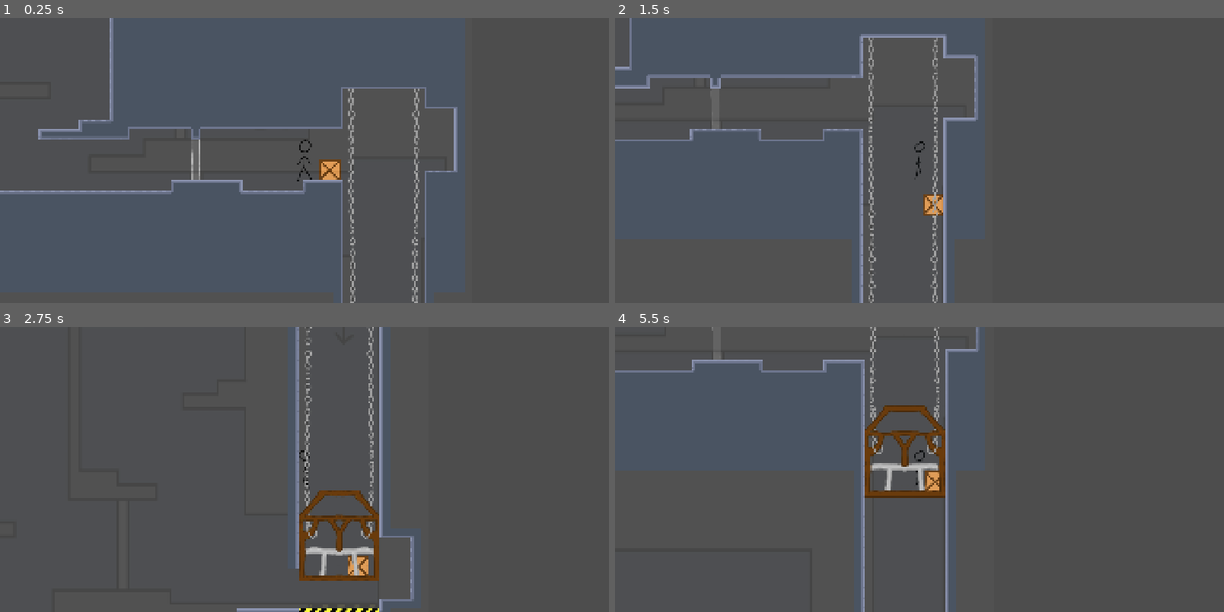
Above: before the commit, frames 1-4 (two rows, left to right).
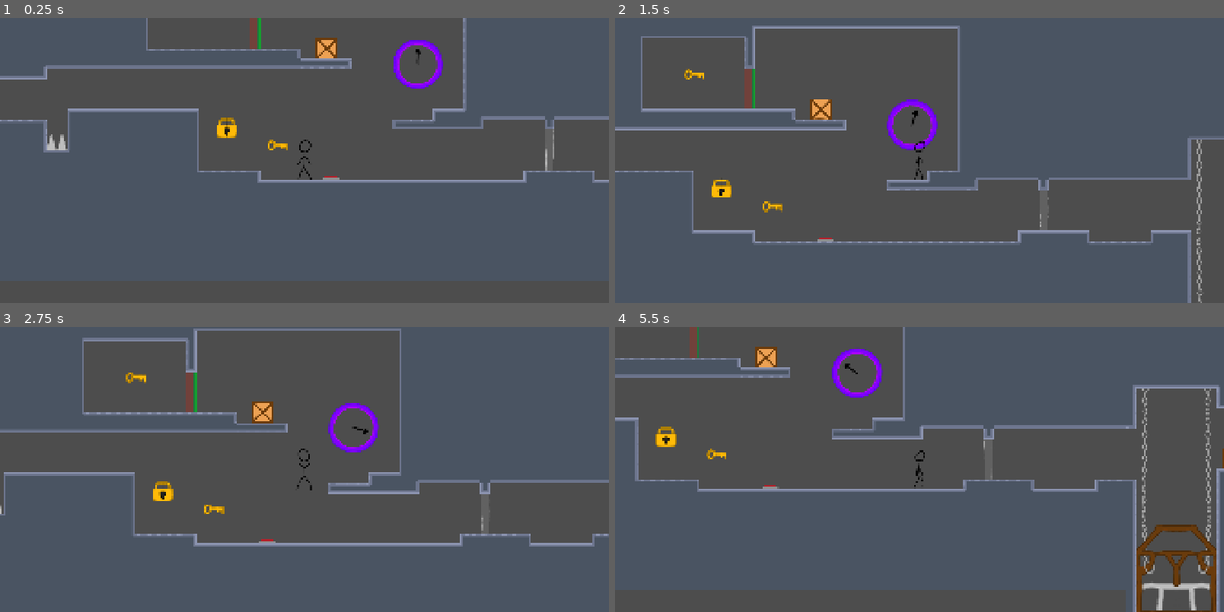
Above: after the commit, the same moments.

Repository: Crimbane/puzzle-platformer
Game: Godot game, scene res://Scenes/main.tscn
Two runs of this game, one before a commit and one after it. Both use one fixed random seed, a clock stepped at 60 frames per second and the inputs below.
Inputs:
- Up to frame 1 (0.25 s): no input
- Up to frame 2 (1.5 s): hold D (Move Right) from 0.53 s (still down); tap C (Crouch) at 0.6, 1.35 s; tap Space (Jump) at 0.77 s
- Up to frame 3 (2.75 s): tap Space (Jump) at 1.52 s; release D (Move Right) at 2.03 s; hold A (Move Left) from 2.03 s (still down); tap C (Crouch) at 2.1 s
- Up to frame 4 (5.5 s): release A (Move Left) at 2.78 s; hold D (Move Right) 2.78-4.28 s; tap C (Crouch) every 0.75 s from 2.85 to 5.1 s; tap Space (Jump) at 3.02, 3.77, 4.52 s; hold A (Move Left) 4.28-5.03 s; hold D (Move Right) from 5.03 s (still down)

The runs differ from the first frame. In frame 1, 7.8% of the frame differs, in the area x 0-100%, y 0-100%; in frame 2, 9.3%; in frame 3, 11%; in frame 4, 11%.

Commit message:
Crouch, lock, portal, boxes in folder
Crouch sprites and animation
Added portal
Second lock sprite

Diff:
--- a/Scenes/box.tscn
+++ b/Scenes/box.tscn
@@ -11,7 +11,6 @@
 gravity_scale = 2.0
 can_sleep = false
 lock_rotation = true
-metadata/_edit_group_ = true
 
 [node name="Sprite2D" type="Sprite2D" parent="." unique_id=1097404858]
 scale = Vector2(0.5, 0.5)
--- a/Scenes/lock.tscn
+++ b/Scenes/lock.tscn
@@ -2,6 +2,7 @@
 
 [ext_resource type="Script" uid="uid://keue7chb2a3e" path="res://Scripts/lock.gd" id="1_nv4u3"]
 [ext_resource type="Texture2D" uid="uid://cw34n3lwsp03h" path="res://Assets/Art/Lock.png" id="2_dhfgy"]
+[ext_resource type="Texture2D" uid="uid://cgyvrdgicvkfv" path="res://Assets/Art/Lock open.png" id="3_dhfgy"]
 
 [sub_resource type="RectangleShape2D" id="RectangleShape2D_fyjvv"]
 size = Vector2(60, 54)
@@ -15,9 +16,18 @@
 "loop": 1,
 "name": &"default",
 "speed": 5.0
+}, {
+"frames": [{
+"duration": 1.0,
+"texture": ExtResource("3_dhfgy")
+}],
+"loop": 1,
+"name": &"open",
+"speed": 5.0
 }]
 
 [node name="Lock" type="Area2D" unique_id=1539881253]
+z_index = -1
 script = ExtResource("1_nv4u3")
 
 [node name="CollisionShape2D" type="CollisionShape2D" parent="." unique_id=597176707]
@@ -26,3 +36,5 @@
 
 [node name="AnimatedSprite2D" type="AnimatedSprite2D" parent="." unique_id=159876507]
 sprite_frames = SubResource("SpriteFrames_t1yug")
+animation = &"open"
+autoplay = "default"
--- a/Scenes/main.tscn
+++ b/Scenes/main.tscn
@@ -12,25 +12,28 @@
 [ext_resource type="PackedScene" uid="uid://du40u4yaavxrc" path="res://Scenes/key.tscn" id="11_d1ilt"]
 [ext_resource type="Script" uid="uid://ctwrgfi0jjep8" path="res://Scripts/elevator.gd" id="11_fdnlq"]
 [ext_resource type="PackedScene" uid="uid://d2bmvbksqq2fv" path="res://Scenes/lock.tscn" id="12_6iyac"]
+[ext_resource type="PackedScene" uid="uid://dxq2pjg1ba575" path="res://Scenes/portal.tscn" id="13_fdnlq"]
 
 [node name="Main" type="Node" unique_id=1928245085]
+
+[node name="Boxes" type="Node" parent="." unique_id=1047163881]
+
+[node name="Box" parent="Boxes" unique_id=210537248 groups=["Boxes"] instance=ExtResource("4_21xkr")]
+position = Vector2(699, 530)
+
+[node name="Box2" parent="Boxes" unique_id=1469151301 groups=["Boxes"] instance=ExtResource("4_21xkr")]
+position = Vector2(1763, 308)
+
+[node name="Box3" parent="Boxes" unique_id=388009680 groups=["Boxes"] instance=ExtResource("4_21xkr")]
+position = Vector2(3059, 283)
+
+[node name="Box4" parent="Boxes" unique_id=674778293 groups=["Boxes"] instance=ExtResource("4_21xkr")]
+position = Vector2(4531, 605)
 
 [node name="Label" parent="." unique_id=33634530 instance=ExtResource("1_bo1nx")]
 
 [node name="Player" parent="." unique_id=1687183133 instance=ExtResource("2_8gbba")]
-position = Vector2(4102, 602)
-
-[node name="Box" parent="." unique_id=210537248 groups=["Boxes"] instance=ExtResource("4_21xkr")]
-position = Vector2(341, 506)
-
-[node name="Box2" parent="Box" unique_id=1469151301 groups=["Boxes"] instance=ExtResource("4_21xkr")]
-position = Vector2(1087, -226)
-
-[node name="Box3" parent="Box" unique_id=388009680 groups=["Boxes"] instance=ExtResource("4_21xkr")]
-position = Vector2(2367, -200)
-
-[node name="Box4" parent="Box" unique_id=674778293 groups=["Boxes"] instance=ExtResource("4_21xkr")]
-position = Vector2(3841, 126)
+position = Vector2(2988, 631)
 
 [node name="Button" parent="." unique_id=1552117994 node_paths=PackedStringArray("door") instance=ExtResource("5_21xkr")]
 position = Vector2(3071, 698)
@@ -51,6 +54,7 @@
 position = Vector2(3760, 608)
 
 [node name="Level design ref" type="Sprite2D" parent="." unique_id=1381956689]
+visible = false
 modulate = Color(0.92156863, 0.92156863, 0.92156863, 0.09803922)
 position = Vector2(2439, 1585.5469)
 scale = Vector2(1.9936364, 2.6279628)
@@ -72,6 +76,9 @@
 [node name="TileMapLayer" parent="." unique_id=1070660664 instance=ExtResource("7_6bp64")]
 tile_map_data = PackedByteArray("AAAAABEAAgAAAAAAAAABABEAAgABAAAAAAACABEAAgABAAAAAAADABEAAgABAAAAAAAEABEAAgABAAAAAAAFAB …(72688 unchanged characters)…
 
+[node name="Portal" parent="." unique_id=1746922808 instance=ExtResource("13_fdnlq")]
+position = Vector2(3345, 337)
+
 [connection signal="button_pressed" from="Button" to="Door" method="_on_button_pressed"]
 [connection signal="button_unpressed" from="Button" to="Door" method="_on_button_unpressed"]
 [connection signal="body_entered" from="Spikes" to="Player" method="_on_spikes_body_entered"]
--- a/Scenes/player.tscn
+++ b/Scenes/player.tscn
@@ -1,15 +1,23 @@
 [gd_scene format=3 uid="uid://bdw1uarwohnlv"]
 
 [ext_resource type="Script" uid="uid://dhdf6qakv7chr" path="res://Scripts/player.gd" id="1_fkybt"]
+[ext_resource type="Texture2D" uid="uid://dhrcl2lybo4v4" path="res://Assets/Art/Player/Player crouch idle 0.png" id="2_qqcod"]
+[ext_resource type="Texture2D" uid="uid://cy2b5g0dq587i" path="res://Assets/Art/Player/Player crouch idle 1.png" id="3_igrcy"]
+[ext_resource type="Texture2D" uid="uid://jenjt0uedqoj" path="res://Assets/Art/Player/Player crouch idle 2.png" id="4_fs7ks"]
 [ext_resource type="Texture2D" uid="uid://c60jbp71pcrmk" path="res://Assets/Art/Player/Player idle 0.png" id="4_x3wgy"]
 [ext_resource type="Texture2D" uid="uid://dvd2tpm5too1b" path="res://Assets/Art/Player/Player idle 1.png" id="5_3smsa"]
+[ext_resource type="Texture2D" uid="uid://bfaw7656aybh0" path="res://Assets/Art/Player/Player crouch walk 0.png" id="5_l6n3p"]
 [ext_resource type="Texture2D" uid="uid://d2l01fxrg0c3y" path="res://Assets/Art/Player/Player idle 2.png" id="6_8erm5"]
+[ext_resource type="Texture2D" uid="uid://o2k3wudmi31c" path="res://Assets/Art/Player/Player crouch walk 1.png" id="6_olqyp"]
 [ext_resource type="Texture2D" uid="uid://b1gvp40ofpihx" path="res://Assets/Art/Player/Player walk 0.png" id="7_gymyn"]
+[ext_resource type="Texture2D" uid="uid://bfwfcviw5voqj" path="res://Assets/Art/Player/Player crouch walk 2.png" id="7_wpjfl"]
+[ext_resource type="Texture2D" uid="uid://cv066twlc7hty" path="res://Assets/Art/Player/Player crouch walk 3.png" id="8_bi64h"]
 [ext_resource type="Texture2D" uid="uid://bm2bj36p3dycc" path="res://Assets/Art/Player/Player walk 2.png" id="8_pu2lt"]
 [ext_resource type="Texture2D" uid="uid://fdgbqc6p02yx" path="res://Assets/Art/Player/Player walk 3.png" id="9_ukyrk"]
 [ext_resource type="Texture2D" uid="uid://bfd22efxk7frg" path="res://Assets/Art/Player/Player walk 4.png" id="10_7dp3o"]
 [ext_resource type="Texture2D" uid="uid://ec8mqaqp1wq" path="res://Assets/Art/Key.png" id="10_tx1dd"]
 [ext_resource type="Texture2D" uid="uid://cu2x5n2btxf33" path="res://Assets/Art/Player/Player walk 5.png" id="11_h4iuc"]
+[ext_resource type="Texture2D" uid="uid://2r8dmlmf170n" path="res://Assets/Art/Player/Player jump.png" id="12_igrcy"]
 
 [sub_resource type="RectangleShape2D" id="RectangleShape2D_8erm5"]
 size = Vector2(36, 125)
@@ -19,6 +27,37 @@
 
 [sub_resource type="SpriteFrames" id="SpriteFrames_f1ek2"]
 animations = [{
+"frames": [{
+"duration": 1.0,
+"texture": ExtResource("2_qqcod")
+}, {
+"duration": 1.0,
+"texture": ExtResource("3_igrcy")
+}, {
+"duration": 1.0,
+"texture": ExtResource("4_fs7ks")
+}],
+"loop": 1,
+"name": &"crouch idle",
+"speed": 3.0
+}, {
+"frames": [{
+"duration": 1.0,
+"texture": ExtResource("5_l6n3p")
+}, {
+"duration": 1.0,
+"texture": ExtResource("6_olqyp")
+}, {
+"duration": 1.0,
+"texture": ExtResource("7_wpjfl")
+}, {
+"duration": 1.0,
+"texture": ExtResource("8_bi64h")
+}],
+"loop": 1,
+"name": &"crouch walk",
+"speed": 4.0
+}, {
 "frames": [{
 "duration": 1.0,
 "texture": ExtResource("4_x3wgy")
@@ -32,6 +71,14 @@
 "loop": 1,
 "name": &"idle",
 "speed": 3.0
+}, {
+"frames": [{
+"duration": 1.0,
+"texture": ExtResource("12_igrcy")
+}],
+"loop": 1,
+"name": &"jump",
+"speed": 5.0
 }, {
 "frames": [{
 "duration": 1.0,
@@ -71,7 +118,7 @@
 [node name="AnimatedSprite2D" type="AnimatedSprite2D" parent="." unique_id=1837813518]
 position = Vector2(0, -1.5)
 sprite_frames = SubResource("SpriteFrames_f1ek2")
-animation = &"idle"
+animation = &"jump"
 autoplay = "idle"
 
 [node name="Sprite2D" type="Sprite2D" parent="." unique_id=1504640179]
--- /dev/null
+++ b/Scenes/portal.tscn
@@ -0,0 +1,43 @@
+[gd_scene format=3 uid="uid://dxq2pjg1ba575"]
+
+[ext_resource type="Script" uid="uid://ds34nymmq1s41" path="res://Scripts/portal.gd" id="1_cqy4h"]
+[ext_resource type="Texture2D" uid="uid://bvy4110ds44dw" path="res://Assets/Art/Portal purple 0.png" id="1_uwyjv"]
+[ext_resource type="Texture2D" uid="uid://bk8fqn2ud425" path="res://Assets/Art/Portal purple 1.png" id="2_cqy4h"]
+[ext_resource type="Texture2D" uid="uid://d27r38yvae8un" path="res://Assets/Art/Portal purple 2.png" id="3_8lpw3"]
+[ext_resource type="Texture2D" uid="uid://5u4jx3fcmq77" path="res://Assets/Art/Portal purple 3.png" id="4_vcl8t"]
+
+[sub_resource type="SpriteFrames" id="SpriteFrames_t1yug"]
+animations = [{
+"frames": [{
+"duration": 1.0,
+"texture": ExtResource("1_uwyjv")
+}, {
+"duration": 1.0,
+"texture": ExtResource("2_cqy4h")
+}, {
+"duration": 1.0,
+"texture": ExtResource("3_8lpw3")
+}, {
+"duration": 1.0,
+"texture": ExtResource("4_vcl8t")
+}],
+"loop": 1,
+"name": &"default",
+"speed": 5.0
+}]
+
+[sub_resource type="CircleShape2D" id="CircleShape2D_fyjvv"]
+radius = 71.55418
+
+[node name="Portal" type="Area2D" unique_id=1746922808]
+z_index = -1
+script = ExtResource("1_cqy4h")
+
+[node name="AnimatedSprite2D" type="AnimatedSprite2D" parent="." unique_id=733711438]
+sprite_frames = SubResource("SpriteFrames_t1yug")
+autoplay = "default"
+frame_progress = 0.4299119
+
+[node name="CollisionShape2D" type="CollisionShape2D" parent="." unique_id=1284771728]
+visible = false
+shape = SubResource("CircleShape2D_fyjvv")
--- a/Scripts/lock.gd
+++ b/Scripts/lock.gd
@@ -11,7 +11,8 @@
 			body.keyUsed.emit()
 
 			#--change to second animation frame
-
+			$AnimatedSprite2D.animation = "open"
+			await get_tree().create_timer(0.7).timeout
 
 			var tween = create_tween()
 			tween.parallel().tween_property(self, "rotation_degrees", 45, 0.5)
--- a/Scripts/player.gd
+++ b/Scripts/player.gd
@@ -5,36 +5,62 @@
 signal hit
 signal keyPickup
 signal keyUsed
+signal teleport(position)
 
-const SPEED = 200.0
-const JUMP_VELOCITY = -438.0 #increased from 400
-var pushForce = 3000
+const WALK_SPEED: = 200.0
+const CROUCH_SPEED: = 100.0
+var currentSpeed: = WALK_SPEED
+const JUMP_VELOCITY: = -438.0 #increased from 400
+var pushForce: = 3000
 @onready var body: CharacterBody2D = get_node(".")
 
 var initialPosition: Vector2
-var keysInInventory: int = 0
+var keysInInventory: = 0
+
+var crouch: = false
+var in_Air = false
 
 func _ready() -> void:
 	initialPosition = global_position
 	#hit.connect(_on_hit)
-	keyPickup.connect(_on_keyPickup)
-	keyUsed.connect(_on_keyUsed)
+	keyPickup.connect(onKeyPickup)
+	keyUsed.connect(onKeyUsed)
+	teleport.connect(onTeleport)
 
 func _process(delta):
-	if velocity.x > 0 or Input.is_action_pressed("Move Right"):
-		$AnimatedSprite2D.animation = "walk"
-		$AnimatedSprite2D.flip_h = false
-	elif velocity.x < 0 or Input.is_action_pressed("Move Left"):
-		$AnimatedSprite2D.animation = "walk"
-		$AnimatedSprite2D.flip_h = true
-	else:
-		$AnimatedSprite2D.animation = "idle"
+	if crouch == false and in_Air == false:
+		$AnimatedSprite2D.offset.y = 0
+		$Sprite2D.offset.y = 0
+		if velocity.x > 0 or Input.is_action_pressed("Move Right"):
+			$AnimatedSprite2D.animation = "walk"
+			$AnimatedSprite2D.flip_h = false
+		elif velocity.x < 0 or Input.is_action_pressed("Move Left"):
+			$AnimatedSprite2D.animation = "walk"
+			$AnimatedSprite2D.flip_h = true
+		else:
+			$AnimatedSprite2D.animation = "idle"
+	elif crouch == true:
+		$AnimatedSprite2D.offset.y = 31.5
+		$Sprite2D.offset.y = 155 * 2
+
+		if velocity.x > 0 or Input.is_action_pressed("Move Right"):
+			$AnimatedSprite2D.animation = "crouch walk"
+			$AnimatedSprite2D.flip_h = false
+		elif velocity.x < 0 or Input.is_action_pressed("Move Left"):
+			$AnimatedSprite2D.animation = "crouch walk"
+			$AnimatedSprite2D.flip_h = true
+		else:
+			$AnimatedSprite2D.animation = "crouch idle"
 
 
 func _physics_process(delta: float) -> void:
 	# Add the gravity.
 	if not is_on_floor():
 		velocity += get_gravity() * delta
+		in_Air = true
+		$AnimatedSprite2D.animation = "jump"
+	elif is_on_floor():
+		in_Air = false
 
 	# Handle jump.
 	if Input.is_action_just_pressed("Jump") and is_on_floor():
@@ -43,16 +69,23 @@
 
 	if Input.is_action_just_pressed("Crouch"):
 		$StandingCollision.disabled = true
+		crouch = true
+		$Sprite2D.scale *= 0.5
+		currentSpeed = CROUCH_SPEED
+
 	if Input.is_action_just_released("Crouch"):
 		$StandingCollision.disabled = false
+		crouch = false
+		$Sprite2D.scale *= 2.0
+		currentSpeed = WALK_SPEED
 
 	# Get the input direction and handle the movement/deceleration.
 	# As good practice, you should replace UI actions with custom gameplay actions.
 	var direction := Input.get_axis("Move Left", "Move Right")
 	if direction:
-		velocity.x = direction * SPEED
+		velocity.x = direction * WALK_SPEED
 	else:
-		velocity.x = move_toward(velocity.x, 0, SPEED)
+		velocity.x = move_toward(velocity.x, 0, WALK_SPEED)
 
 	move_and_slide()
 
@@ -72,12 +105,15 @@
 func _on_hit() -> void:
 	global_position = initialPosition
 
-func _on_keyPickup() -> void:
+func onKeyPickup() -> void:
 	keysInInventory += 1
 	if keysInInventory > 0:
 		$Sprite2D.visible = true
 
-func _on_keyUsed():
+func onKeyUsed():
 	keysInInventory -= 1
 	if keysInInventory < 1:
 		$Sprite2D.visible = false
+
+func onTeleport(portalPosition):
+	global_position = portalPosition
--- /dev/null
+++ b/Scripts/portal.gd
@@ -0,0 +1,27 @@
+extends Area2D
+
+var portalPosition: Vector2
+var teleportTimer: = 5
+var teleportCooldown: = 2
+
+func _ready() -> void:
+	body_entered.connect(_on_body_entered)
+	portalPosition = global_position
+
+func _on_body_entered(body: Node2D) -> void:
+	if body.is_in_group("Player"):
+		#disabling collision did not work. Disabling monitoring stops Area2D from listening to more events
+		set_deferred("monitoring", false)
+
+		var tween = create_tween()
+		tween.tween_method(set_rotation_degrees, 0.0, 360.0, teleportTimer)
+
+		#$AnimatedSprite2D.speed_scale = 10
+
+		await get_tree().create_timer(teleportTimer).timeout
+		body.teleport.emit(portalPosition)
+
+		#$AnimatedSprite2D.speed_scale = 1
+		await get_tree().create_timer(teleportCooldown).timeout
+
+		set_deferred("monitoring", true)
Binary file changed: Assets/Art/Key.png
Binary file added: Assets/Art/Lock open.png
Not shown, added: Assets/Art/Lock open.png.import
Binary file added: Assets/Art/Player/Player crouch idle 0.png
Not shown, added: Assets/Art/Player/Player crouch idle 0.png.import
Binary file added: Assets/Art/Player/Player crouch idle 1.png
Not shown, added: Assets/Art/Player/Player crouch idle 1.png.import
Binary file added: Assets/Art/Player/Player crouch idle 2.png
Not shown, added: Assets/Art/Player/Player crouch idle 2.png.import
Binary file added: Assets/Art/Player/Player crouch walk 0.png
Not shown, added: Assets/Art/Player/Player crouch walk 0.png.import
Binary file added: Assets/Art/Player/Player crouch walk 1.png
(and 19 more such lines)
